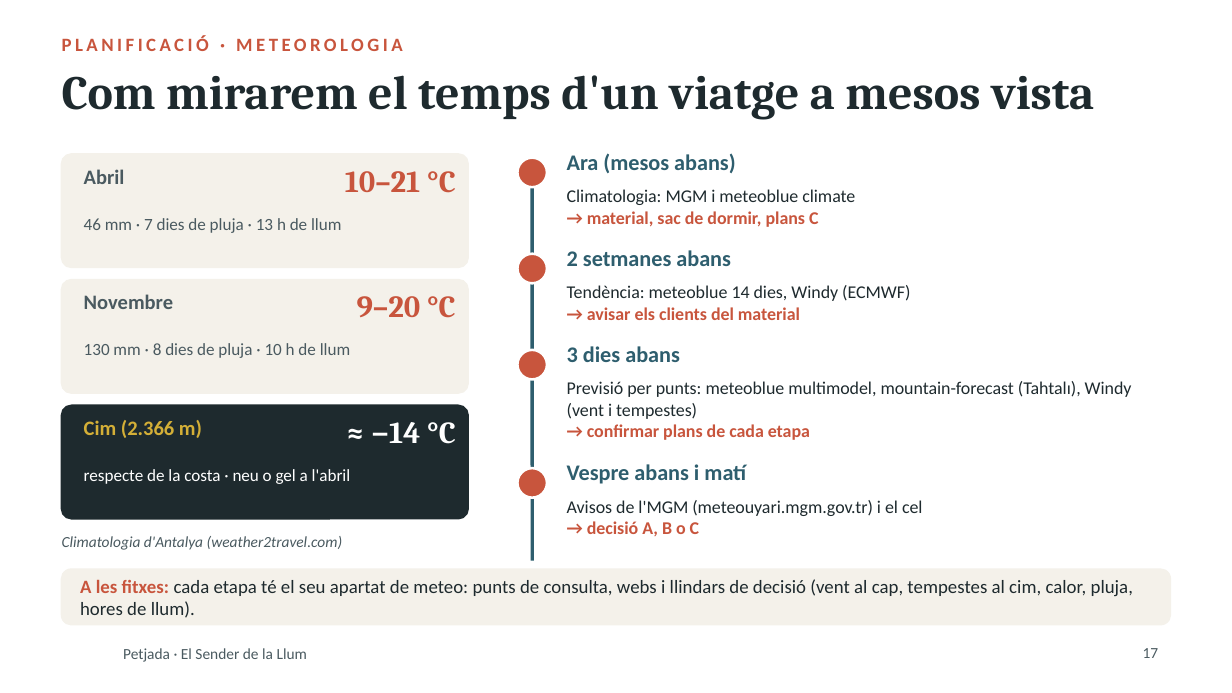
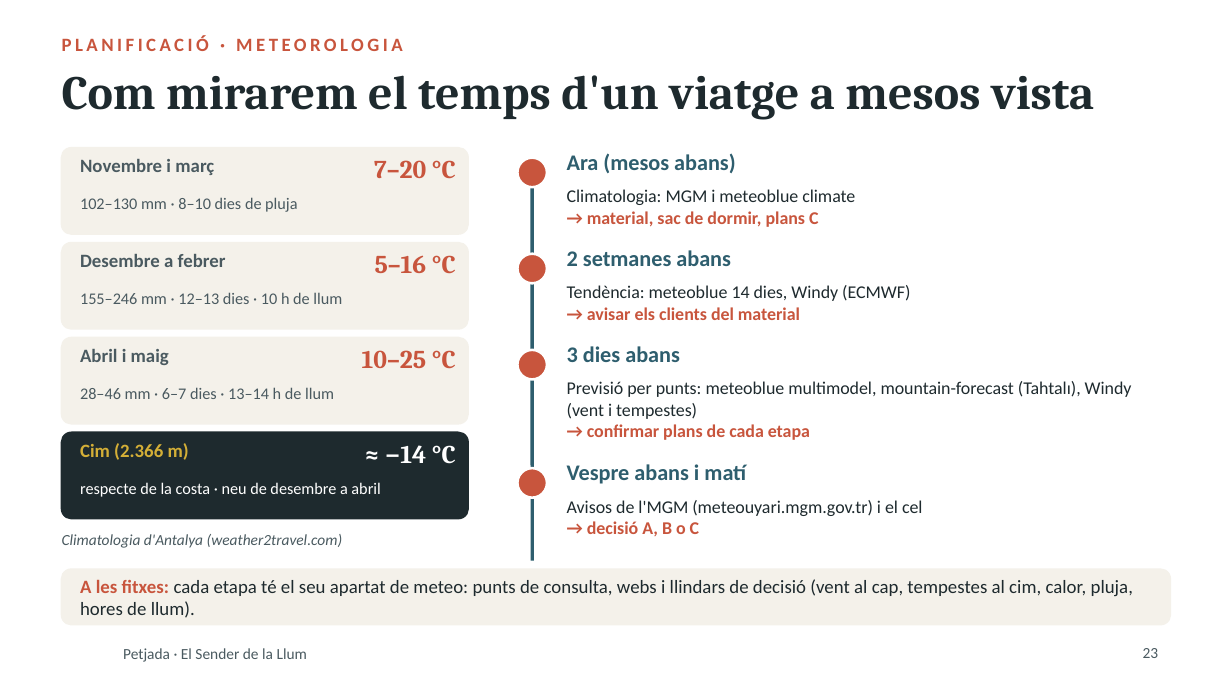
Before and after one commit to stosalca/sender-de-la-llum, a slide deck: slide 23 of Presentacio_2_Petjada.pptx (slide 17 before the commit). Drawn at 1232x693 pixels with LibreOffice and Linux fonts; fonts in the diff are those of the drawing; background and template pictures are left out. Boxes give left, top, right and bottom in pixels: in the first picture for what was removed or moved away, otherwise in the second. Text is boxed around its words. In the diff, an @@ line names an element or a change of style, - is before the commit and + after.

```diff
--- a/Presentacio_2_Petjada.pptx
+++ b/Presentacio_2_Petjada.pptx
@@ rounded rectangle: place and size @@
-rounded rectangle at bbox=[62, 154, 468, 267]
+rounded rectangle at bbox=[62, 148, 468, 234]
@@ text added at bbox=[80, 159, 214, 175], 11 pt, text #4A5A60, bold @@
+Novembre i març
@@ text removed at bbox=[84, 169, 125, 184] @@
-Abril
@@ text at bbox=[374, 160, 456, 179]: text changed; size 18 to 15 pt @@
-9–20 °C
+7–20 °C
@@ text at bbox=[80, 197, 297, 212]: text changed; size 10 to 9.5 pt @@
-46 mm · 7 dies de pluja · 13 h de llum
+102–130 mm · 8–10 dies de pluja
@@ rounded rectangle added at bbox=[62, 243, 468, 329], fill #F4F1EA, outline #F4F1EA 1 pt @@
@@ text added at bbox=[80, 254, 226, 267], 11 pt, text #4A5A60, bold @@
+Desembre a febrer
@@ text added at bbox=[375, 255, 456, 274], 15 pt, text #C8553D, bold @@
+5–16 °C
@@ text at bbox=[80, 292, 342, 304]: text changed; size 10 to 9.5 pt @@
-130 mm · 8 dies de pluja · 10 h de llum
+155–246 mm · 12–13 dies · 10 h de llum
@@ text removed at bbox=[84, 294, 173, 309] @@
-Novembre
@@ proportions changed in 3 elements at bbox=[62, 432, 468, 519], bbox=[62, 148, 468, 234], bbox=[62, 338, 468, 424] @@
@@ rounded rectangle: place and size @@
-rounded rectangle at bbox=[62, 280, 468, 393]
+rounded rectangle at bbox=[62, 338, 468, 424]
@@ text added at bbox=[80, 349, 169, 365], 11 pt, text #4A5A60, bold @@
+Abril i maig
@@ text at bbox=[362, 350, 456, 369]: text changed; size 18 to 15 pt @@
-10–21 °C
+10–25 °C
@@ text added at bbox=[80, 387, 334, 399], 9.5 pt, text #4A5A60 @@
+28–46 mm · 6–7 dies · 13–14 h de llum
@@ rounded rectangle: place and size @@
-rounded rectangle at bbox=[62, 405, 468, 519]
+rounded rectangle at bbox=[62, 432, 468, 519]
@@ text "Cim (2.366 m)": place and size @@
-text "Cim (2.366 m)" at bbox=[84, 420, 202, 438]
+text "Cim (2.366 m)" at bbox=[80, 443, 189, 460]
@@ text "Cim (2.366 m)" at bbox=[80, 443, 189, 460]: size 12 to 11 pt @@
@@ text "≈ −14 °C": place and size @@
-text "≈ −14 °C" at bbox=[371, 422, 456, 444]
+text "≈ −14 °C" at bbox=[385, 445, 456, 464]
@@ text "≈ −14 °C" at bbox=[385, 445, 456, 464]: size 18 to 15 pt @@
@@ text at bbox=[80, 482, 380, 497]: text changed; size 10 to 9.5 pt @@
-respecte de la costa · neu o gel a l'abril
+respecte de la costa · neu de desembre a abril
@@ page number at bbox=[1143, 648, 1159, 658]: text changed @@
-17
+23
```
Also in this commit, not shown: 8 other slides changed, 9 slides added, 3 slides removed, 10 other files.
